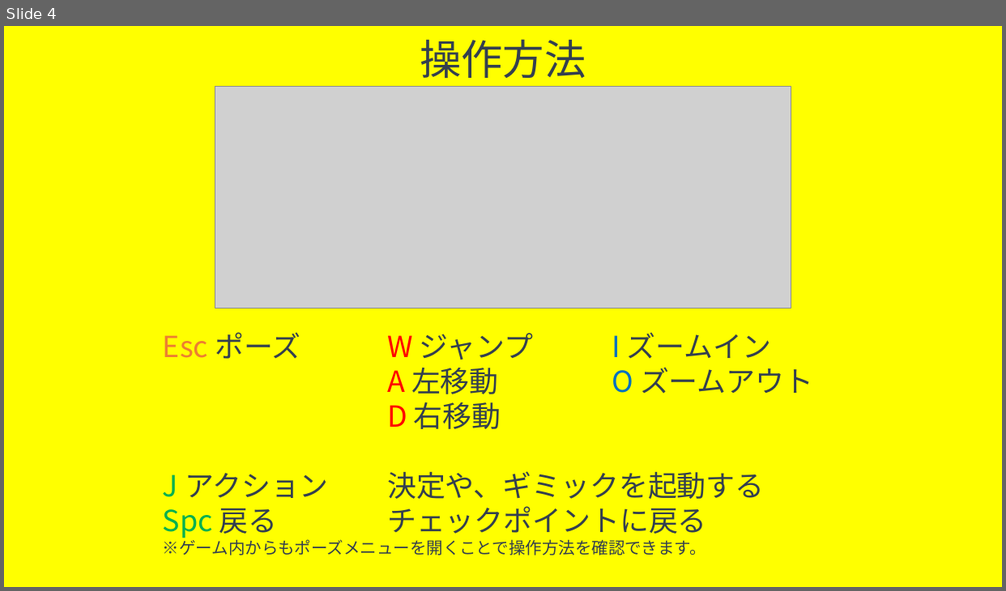
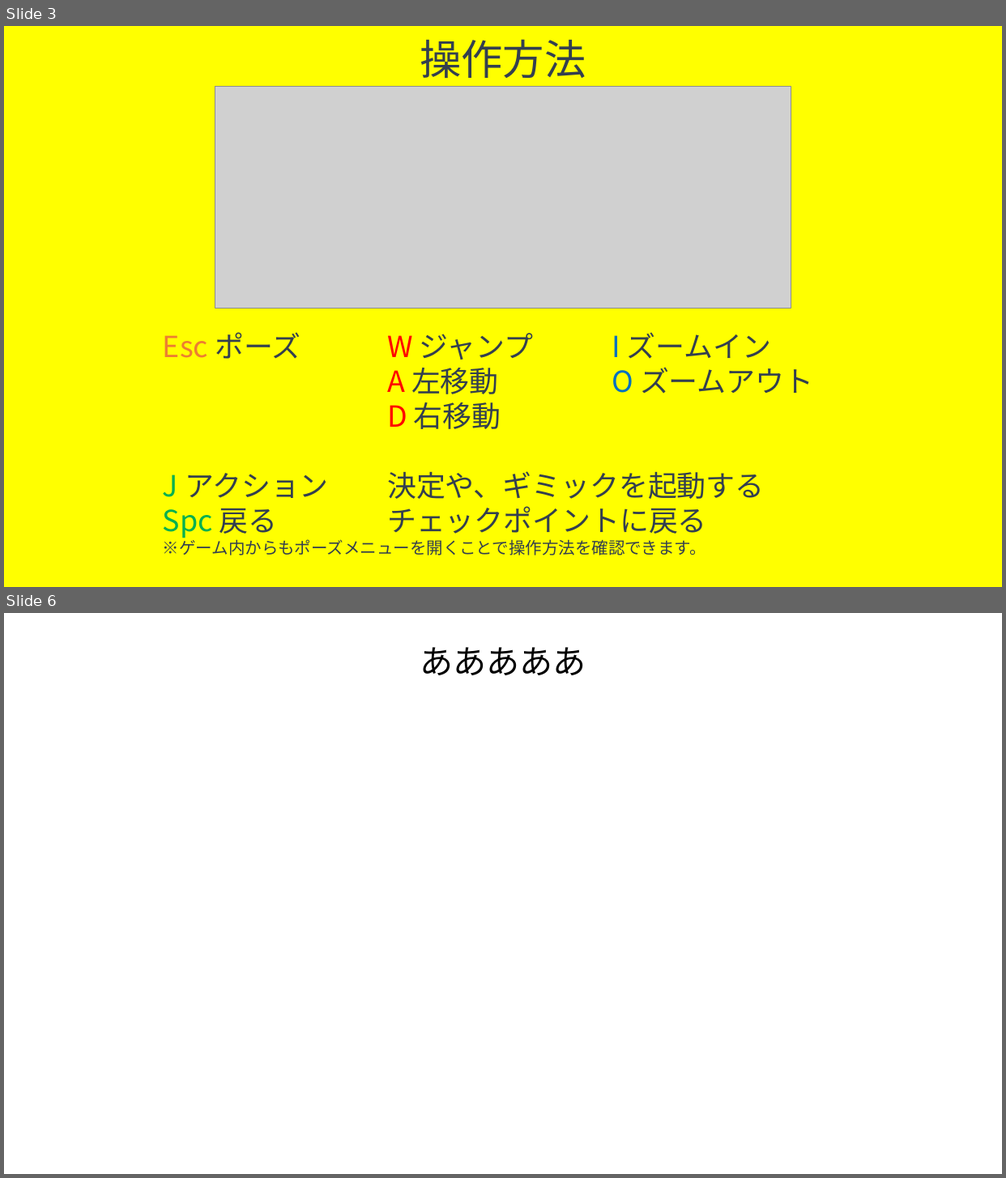
Before and after one commit to trr-n/taxmc-neo, a slide deck: kikaku/potato_kikakusho.pptx. Shown one above the other, each under a label of ours: slide 4 before the commit, slides 3 and 6 after it; the slides between them are not shown. The pictures are 1006x591 and 1006x1178 pixels, drawn with LibreOffice and Linux fonts; fonts in the diff are those of the drawing; grey boxes stand for pictures. Boxes give left, top, right and bottom in pixels: in the first picture for what was removed or moved away, otherwise in the second. Text is boxed around its words. In the diff, an @@ line names an element or a change of style, - is before the commit and + after.

```diff
--- a/kikaku/potato_kikakusho.pptx
+++ b/kikaku/potato_kikakusho.pptx
@@ slide 6 added at <box>4,613,1002,1174</box>, background #FFFFFF @@
@@ text added at <box>420,647,586,675</box>, 32 pt, text #000000 @@
+あああああ
@@ what was slide 4 is now slide 3 @@
```
Also in this commit, not shown: 2 slides changed, 1 other slide added, 21 other files.
